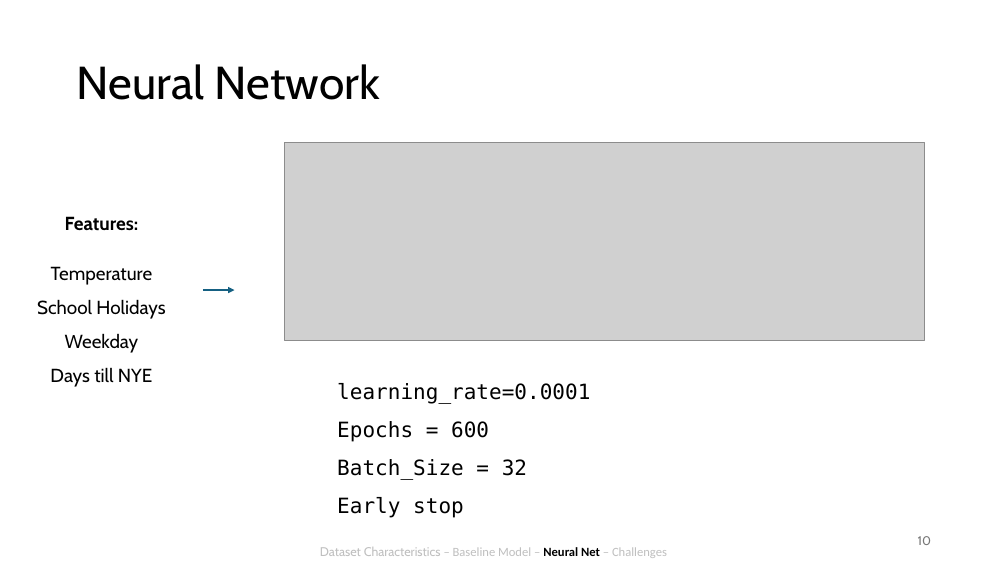
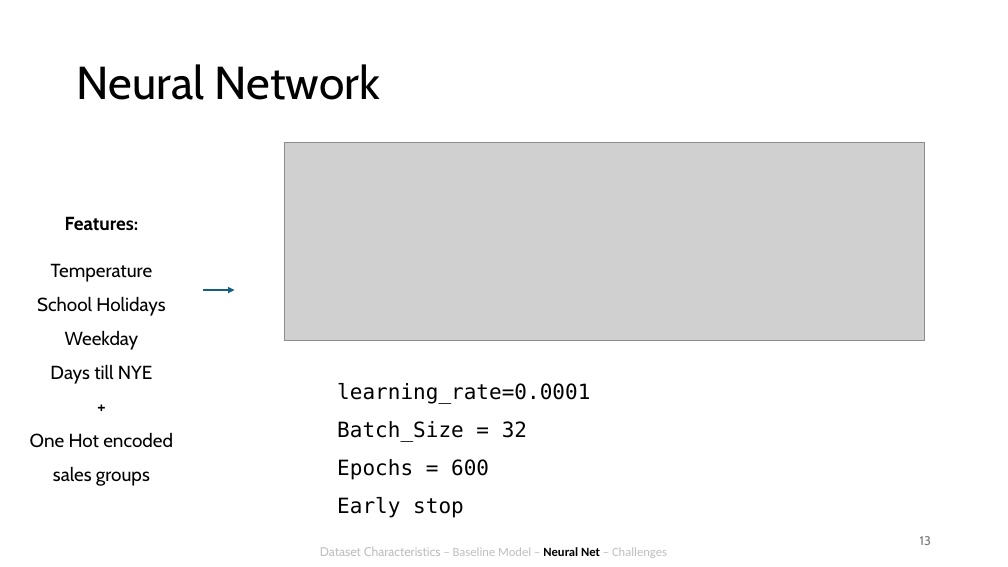
Before and after one commit to antonroefer/bakery-sales-prediction-group-3, a slide deck: slide 13 of 4_Presentation/Group 3.pptx (slide 10 before the commit). Drawn at 1008x567 pixels with LibreOffice and Linux fonts; fonts in the diff are those of the drawing; grey boxes stand for pictures. Boxes give left, top, right and bottom in pixels: in the first picture for what was removed or moved away, otherwise in the second. Text is boxed around its words. In the diff, an @@ line names an element or a change of style, - is before the commit and + after.

Commit message:
presentation update

```diff
--- a/4_Presentation/Group 3.pptx
+++ b/4_Presentation/Group 3.pptx
@@ text at bbox=[30, 432, 173, 486]: paragraphs added @@
++
+One Hot encoded sales groups
@@ text at bbox=[337, 421, 527, 442]: paragraph added @@
+Batch_Size = 32
@@ text at bbox=[337, 459, 527, 480]: paragraph removed @@
-Batch_Size = 32
@@ page number at bbox=[920, 536, 931, 545]: text changed @@
-10
+13
```
Also in this commit, not shown: 14 other slides changed, 3 slides added.
